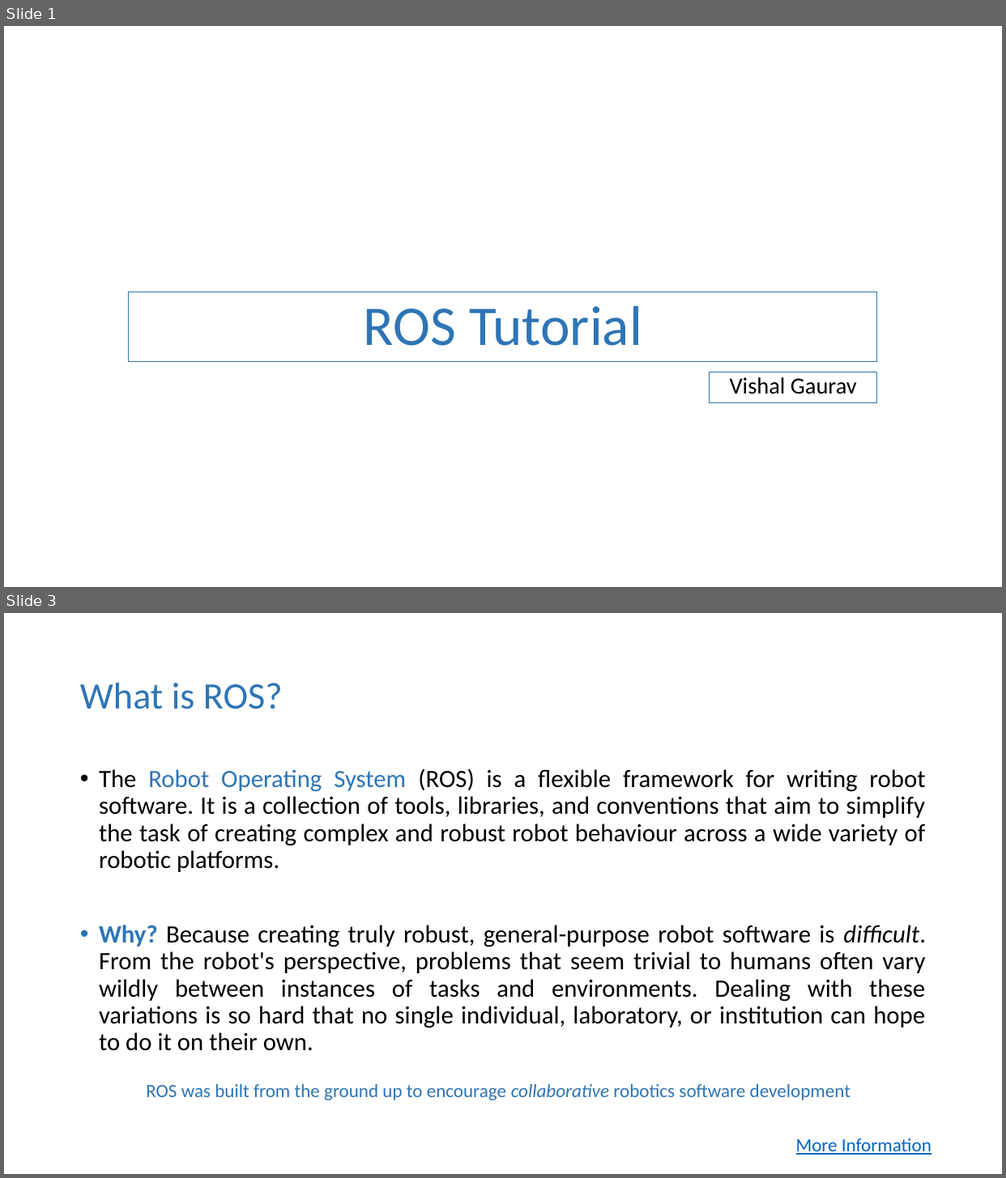
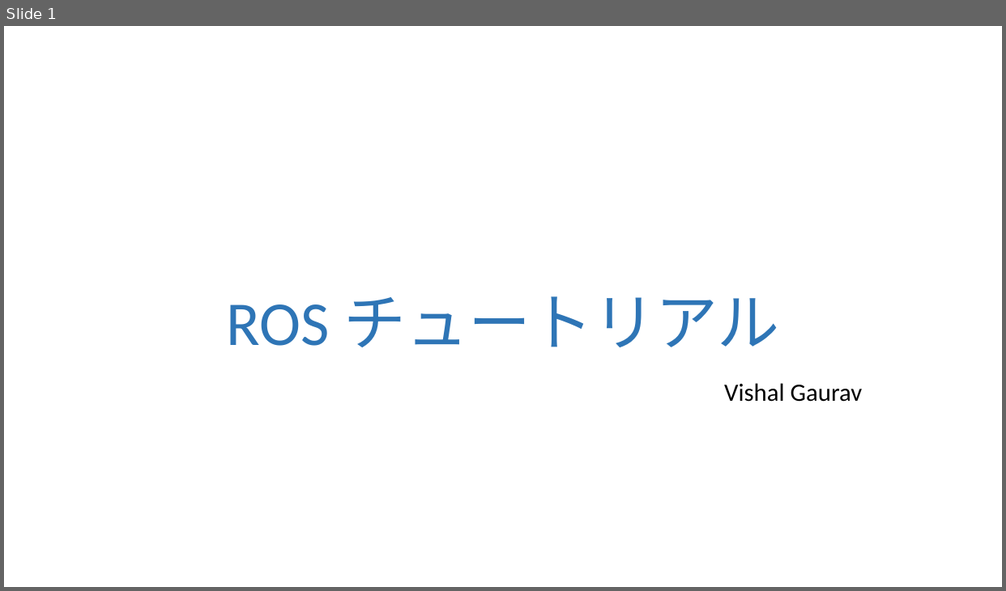
Before and after one commit to vishal-kit/ROS_Lec_1, a slide deck: ROS lec 1_jp.pptx. Shown one above the other, each under a label of ours: slides 1 and 3 before the commit, slide 1 after it; the slides between them are not shown. The pictures are 1006x1178 and 1006x591 pixels, drawn with LibreOffice and Linux fonts; fonts in the diff are those of the drawing. Boxes give left, top, right and bottom in pixels: in the first picture for what was removed or moved away, otherwise in the second. Text is boxed around its words. In the diff, an @@ line names an element or a change of style, - is before the commit and + after.

```diff
--- a/ROS lec 1_jp.pptx
+++ b/ROS lec 1_jp.pptx
@@ slide 3 removed at box(4, 613, 1002, 1174), background #FFFFFF @@
@@ title removed at box(80, 683, 283, 709) @@
-What is ROS?
@@ text removed at box(99, 769, 926, 1051) @@
-• The Robot Operating System (ROS) is a flexible framework for writing robot software. It is a collection of tools, libraries, and conventions that aim to simplify the task of creating complex and robust robot behaviour across a wide variety of robotic platforms.
-• Why? Because creating truly robust, general-purpose robot software is difficult. From the robot's perspective, problems that seem trivial to humans often vary wildly between instances of tasks and environments. Dealing with these variations is so hard that no single individual, laboratory, or institution can hope to do it on their own.
@@ text removed at box(146, 1084, 850, 1101) @@
-ROS was built from the ground up to encourage collaborative robotics software development
@@ text removed at box(796, 1139, 931, 1155) @@
-More Information
@@ slide 1 changed as well @@
@@ text "ROS チュートリアル": place and size @@
-text "ROS チュートリアル" at box(129, 292, 878, 362)
+text "ROS チュートリアル" at box(226, 297, 779, 348)
@@ text "ROS チュートリアル" at box(226, 297, 779, 348): outline #2E75B6 0.75 pt to none @@
@@ text at box(226, 297, 779, 348): text changed; size 54 to 60 pt @@
-ROS Tutorial
+ROS チュートリアル
@@ text "Vishal Gaurav": place and size @@
-text "Vishal Gaurav" at box(710, 373, 878, 403)
+text "Vishal Gaurav" at box(724, 383, 863, 402)
@@ text "Vishal Gaurav" at box(724, 383, 863, 402): size 22.2 to 24 pt; line spacing 0.8 to 1; less space between paragraphs; outline #2E75B6 0.75 pt to none @@
```
Also in this commit, not shown: 8 other slides changed, 8 slides added, 5 other slides removed.
